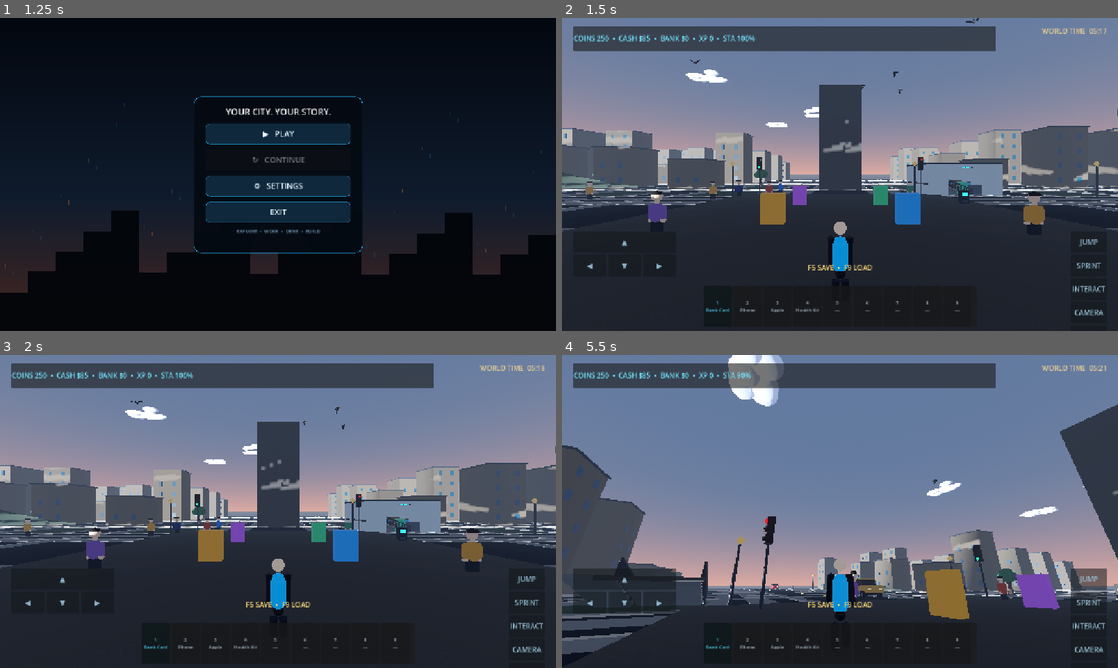
Above: before the commit, frames 1-4 (two rows, left to right).
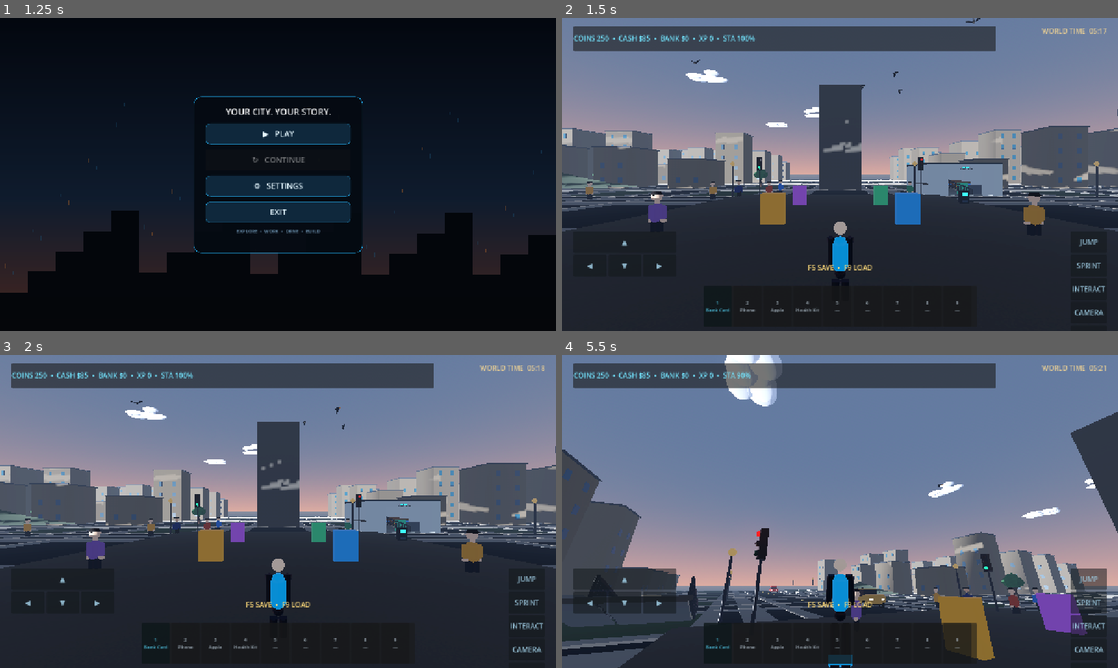
Above: after the commit, the same moments.

Repository: arezosaleh040-wq/Stickman
Game: Godot game, scene res://scenes/main.tscn
Same seed, same stepped clock (60 frames per second), same inputs: the game is played once before the commit and once after it.
Inputs (mouse positions are in pixels of both pictures, inside the frame that each line leads up to):
- Up to frame 1 (1.25 s): click "▲" at 0.5 s
- Up to frame 2 (1.5 s): click "▶ PLAY" at 1.25 s
- Up to frame 3 (2 s): no input
- Up to frame 4 (5.5 s): click "◀" at 2 s; click "▼" at 2.75 s; click "▶" at 3.5 s; click "JUMP" at 4.25 s; tap Enter at 5 s; move the mouse to (867, 511) at 5.02 s; hold W (move_forward) from 5.03 s (still down); hold Shift (sprint) from 5.03 s (still down); click (867, 511) at 5.17 s; tap Space (jump) at 5.27, 5.3 s

Frame 1 is identical in both runs. In frame 2, 0.7% of the frame differs, in the area x 0-100%, y 0-69%; in frame 3, 0.7%; in frame 4, 13%, in the area x 0-100%, y 0-100%.
Error before the commit: Invalid call. Nonexistent 'float' constructor. (res://scripts/player.gd:296)
Error after the commit: Invalid call. Nonexistent 'float' constructor. (res://scripts/player.gd:300)

Commit message:
Improve player movement and platforming responsiveness

Diff:
--- a/scripts/player.gd
+++ b/scripts/player.gd
@@ -1,10 +1,11 @@
 extends CharacterBody3D
 
-@export var walk_speed := 5.2
-@export var sprint_speed := 8.4
-@export var jump_velocity := 5.6
+@export var walk_speed := 6.2
+@export var sprint_speed := 10.0
+@export var jump_velocity := 6.6
 @export var mouse_sensitivity := 0.0022
-@export var acceleration := 18.0
+@export var acceleration := 27.0
+@export var braking := 34.0
 
 @onready var camera_pivot: Node3D = $CameraPivot
 @onready var camera: Camera3D = $CameraPivot/Camera3D
@@ -50,6 +51,9 @@
 var storage_buttons: Array[Button] = []
 
 func _ready() -> void:
+	floor_snap_length = 0.38
+	safe_margin = 0.035
+	max_slides = 8
 	add_to_group("player")
 	_add_input_actions()
 	_build_character()
@@ -102,8 +106,8 @@
 		velocity.x = move_toward(velocity.x, direction.x * target_speed, acceleration * delta)
 		velocity.z = move_toward(velocity.z, direction.z * target_speed, acceleration * delta)
 	else:
-		velocity.x = move_toward(velocity.x, 0.0, acceleration * delta)
-		velocity.z = move_toward(velocity.z, 0.0, acceleration * delta)
+		velocity.x = move_toward(velocity.x, 0.0, braking * delta)
+		velocity.z = move_toward(velocity.z, 0.0, braking * delta)
 	if Input.is_action_just_pressed("jump"):
 		if is_on_floor():
 			velocity.y = jump_velocity
